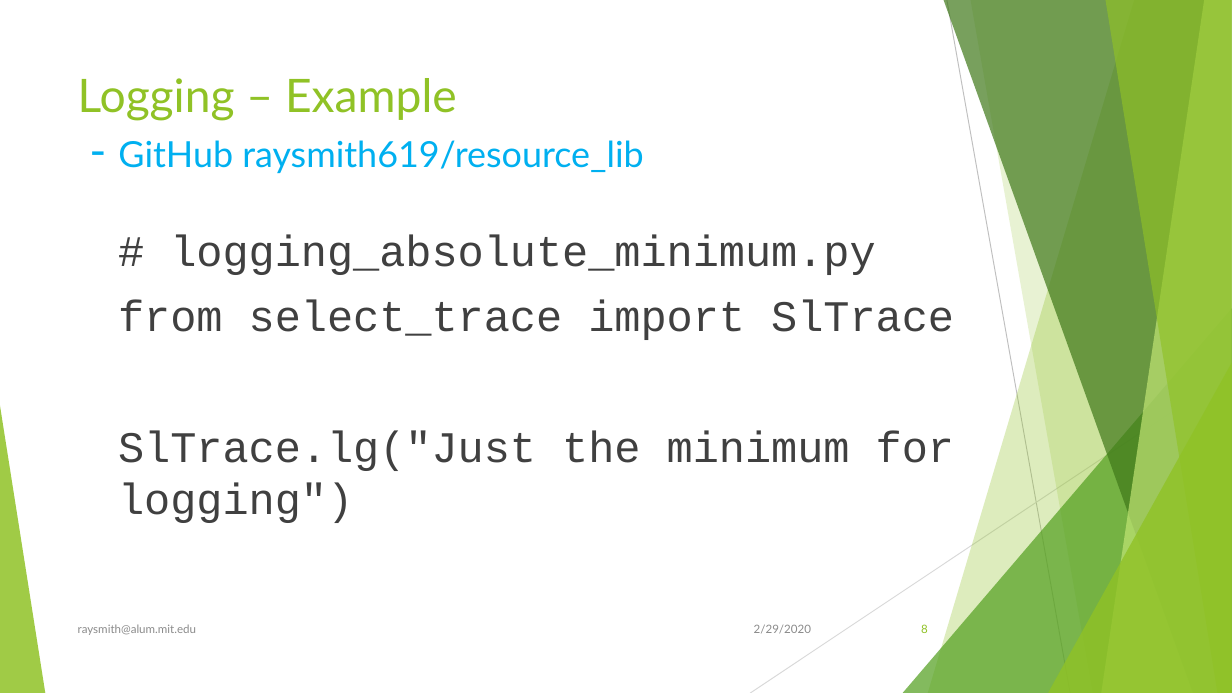
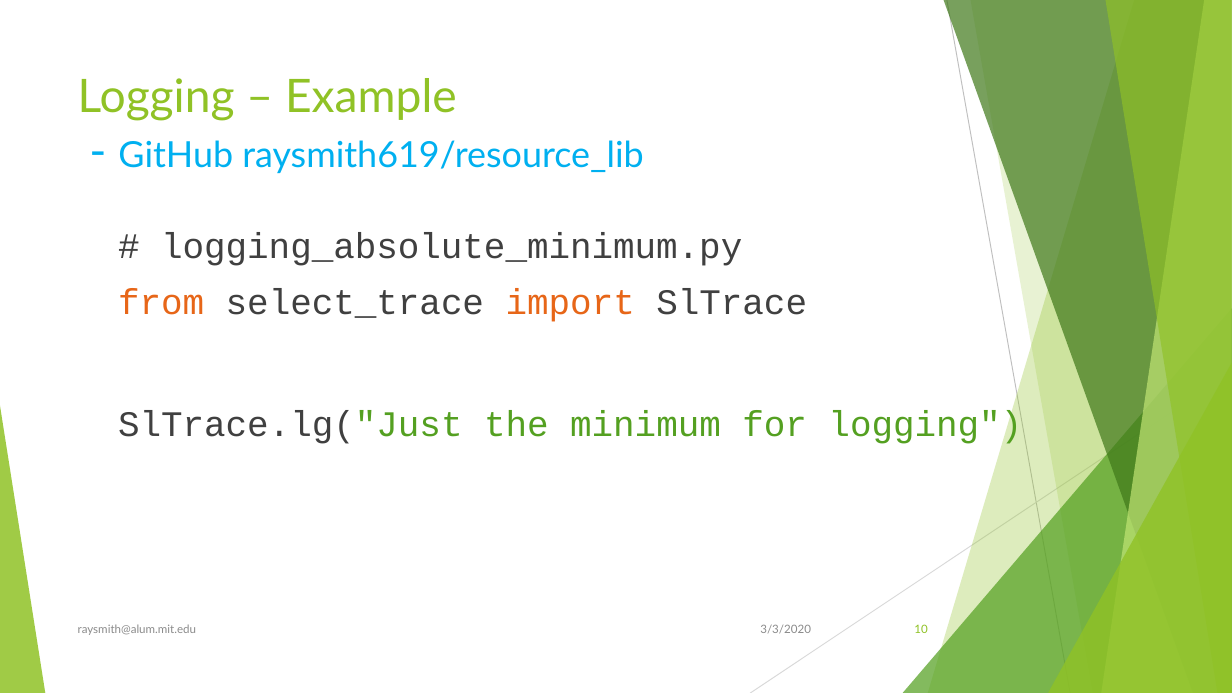
Before and after one commit to raysmith619/resource_lib, a slide deck: slide 10 of Docs/Program_Logging_Tracing.pptx (slide 8 before the commit). Drawn at 1232x693 pixels with LibreOffice and Linux fonts; fonts in the diff are those of the drawing. Boxes give left, top, right and bottom in pixels: in the first picture for what was removed or moved away, otherwise in the second. Text is boxed around its words. In the diff, an @@ line names an element or a change of style, - is before the commit and + after.

```diff
--- a/Docs/Program_Logging_Tracing.pptx
+++ b/Docs/Program_Logging_Tracing.pptx
@@ text "# logging_absolute_minimum.py" at bbox=[118, 233, 1022, 446]: size 34 to 28 pt; text colour #404040 to #E76618 in "from import"; text colour #404040 to #54A021 in "SlTrace.lg("Just the minimum for logging")" @@
@@ text at bbox=[760, 624, 811, 634]: text changed @@
-2/29/2020
+3/3/2020
@@ page number at bbox=[914, 624, 927, 633]: text changed @@
-8
+10
```
Also in this commit, not shown: 16 other slides changed, 2 slides added.
